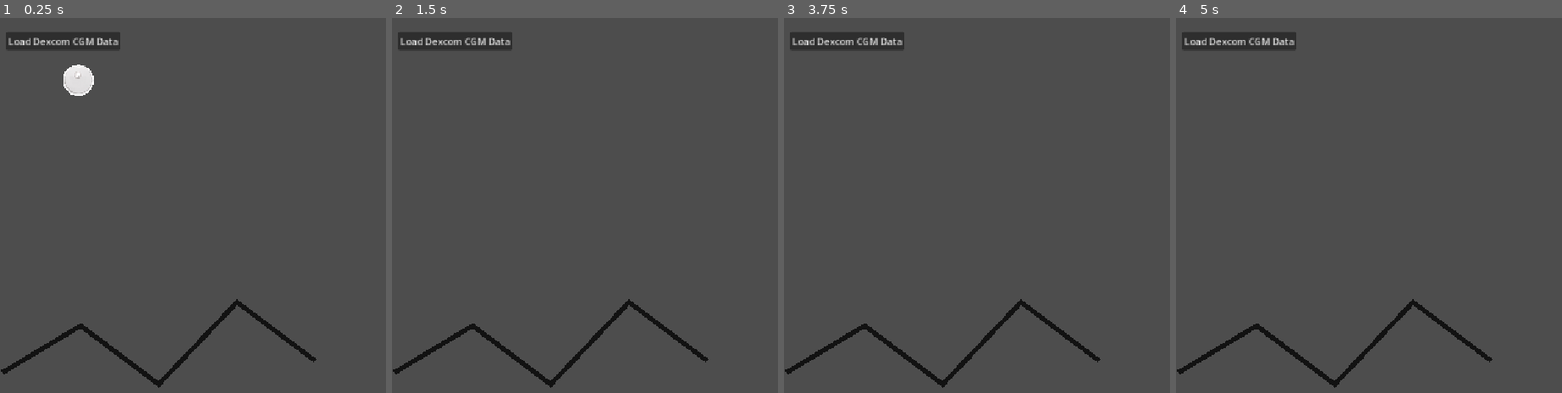
Above: before the commit, frames 1-4 (left to right).
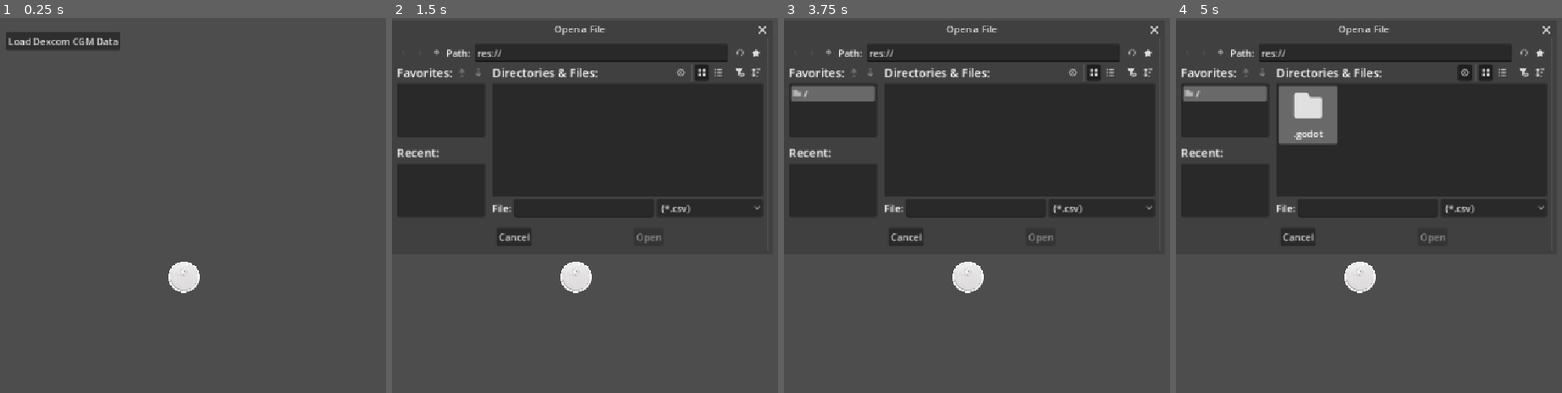
Above: after the commit, the same moments.

Repository: Brandoneius/BloodSugarRider
Game: Godot game, scene res://main.tscn
Two runs of this game, one before a commit and one after it. Both use one fixed random seed, a clock stepped at 60 frames per second and the inputs below.
Inputs (mouse positions are in pixels of both pictures, inside the frame that each line leads up to):
- Up to frame 1 (0.25 s): no input
- Up to frame 2 (1.5 s): click "Load Dexcom CGM Data" at 0.5 s; click (438, 51) at 1.27 s
- Up to frame 3 (3.75 s): click (830, 51) at 2.02 s; click (1131, 51) at 2.77 s; click (1146, 51) at 3.52 s
- Up to frame 4 (5 s): click (1465, 74) at 4.27 s

The runs differ from the first frame. In frame 1, 2.4% of the frame differs, in the area x 0-83%, y 12-99%; in frame 2, 38%, in the area x 0-97%, y 2-99%; in frame 3, 38%; in frame 4, 38%.

Commit message:
Track & Physics Working
Fixed an issue with collisionPolygon2D. I was attempting to draw with the same array that made the track but the polygon must close so added a section underneath that mirrors the track.

Diff:
--- /dev/null
+++ b/main.gd
@@ -0,0 +1,24 @@
+extends Node2D
+
+@onready var track := $Track
+@onready var rider := $Rider
+@onready var load_button := $CanvasLayer/Button
+@onready var file_dialog := $CanvasLayer/FileDialog
+
+func _ready() -> void:
+	load_button.pressed.connect(_on_load_button_pressed)
+	file_dialog.file_selected.connect(_on_file_selected)
+	rider.freeze = true          # <-- NEW: don't let it fall yet
+
+func _on_load_button_pressed() -> void:
+	file_dialog.popup()
+
+func _on_file_selected(path: String) -> void:
+	var readings := CSVLoader.load_dexcom_csv(path)
+	if readings.is_empty():
+		push_warning("No readings found in that file.")
+		return
+	track.build_from_data(readings)
+	rider.global_position = track.points[2] + Vector2(0, -60)
+	rider.linear_velocity = Vector2.ZERO
+	rider.freeze = false         # <-- NEW: now let it go
--- a/main.tscn
+++ b/main.tscn
@@ -1,9 +1,11 @@
 [gd_scene format=3 uid="uid://b5km2vfnbctpt"]
 
+[ext_resource type="Script" uid="uid://cuh3i25i8kpj7" path="res://main.gd" id="1_h2yge"]
 [ext_resource type="Script" uid="uid://dapfxguey6fq1" path="res://track.gd" id="1_ig7tw"]
 [ext_resource type="PackedScene" uid="uid://bqkh1167skhl4" path="res://rider.tscn" id="2_0xm2m"]
 
 [node name="main" type="Node2D" unique_id=348789452]
+script = ExtResource("1_h2yge")
 
 [node name="Track" type="Node2D" parent="." unique_id=1271496739]
 script = ExtResource("1_ig7tw")
@@ -11,13 +13,16 @@
 [node name="StaticBody2D" type="StaticBody2D" parent="Track" unique_id=2073803960]
 
 [node name="CollisionPolygon2D" type="CollisionPolygon2D" parent="Track/StaticBody2D" unique_id=78766636]
+modulate = Color(1, 1, 1, 0)
+top_level = true
 build_mode = 1
 
 [node name="Camera2D" type="Camera2D" parent="." unique_id=2101772061]
-position = Vector2(430, -180)
+position = Vector2(432, -50)
 zoom = Vector2(1.33, 1.33)
 
 [node name="Rider" parent="." unique_id=695170866 instance=ExtResource("2_0xm2m")]
+position = Vector2(137, 413)
 
 [node name="CanvasLayer" type="CanvasLayer" parent="." unique_id=1312810042]
 
@@ -28,7 +33,7 @@
 offset_bottom = 55.0
 text = "Load Dexcom CGM Data"
 
-[node name="FileDialog" type="FileDialog" parent="CanvasLayer/Button" unique_id=1870958081]
+[node name="FileDialog" type="FileDialog" parent="CanvasLayer" unique_id=1870958081]
 title = "Open a File"
 file_mode = 0
 filters = PackedStringArray("*.csv")
--- a/project.godot
+++ b/project.godot
@@ -15,6 +15,10 @@
 config/features=PackedStringArray("4.7", "Forward Plus")
 config/icon="res://icon.svg"
 
+[autoload]
+
+CSVLoader="*uid://br6mv46a8683r"
+
 [display]
 
 window/stretch/mode="canvas_items"
--- a/rider.tscn
+++ b/rider.tscn
@@ -3,10 +3,15 @@
 [ext_resource type="Script" uid="uid://dxrkgjj17acpj" path="res://rider.gd" id="1_81cer"]
 [ext_resource type="Texture2D" uid="uid://m306lwiln27i" path="res://libre_edited.png" id="1_bp43r"]
 
+[sub_resource type="PhysicsMaterial" id="PhysicsMaterial_7yy3b"]
+
 [sub_resource type="CircleShape2D" id="CircleShape2D_m1lb6"]
 radius = 20.09975
 
 [node name="Rider" type="RigidBody2D" unique_id=695170866]
+mass = 0.5
+physics_material_override = SubResource("PhysicsMaterial_7yy3b")
+gravity_scale = -3.298
 script = ExtResource("1_81cer")
 
 [node name="Sprite2D" type="Sprite2D" parent="." unique_id=311139332]
--- a/track.gd
+++ b/track.gd
@@ -1,21 +1,25 @@
 extends Node2D
 
-func _ready() -> void:
-	#the := will let GDscript auto assign the type of the variable
-	var fake_readings := [100.0, 140.0, 90.0, 160.0, 110.0]
+var points := PackedVector2Array()
 
-	var points := PackedVector2Array()
+func build_from_data(readings: Array) -> void:
+	points.clear()
 	var x := 0.0
-	for glucose in fake_readings:
-		var y = -(glucose - 120) * 1.5
-		points.append(Vector2(x,y))
-		x += 100
+	for reading in readings:
+		var glucose: float = reading["value"]
+		var y := -(glucose - 120.0) * 6
+		points.append(Vector2(x, y))
+		x += 40.0
 
 	var line := Line2D.new()
 	line.points = points
 	line.width = 6.0
-	line.default_color = Color(0.071, 0.071, 0.071, 1.0)
+	line.default_color = Color(0.85, 0.15, 0.25)
 	add_child(line)
 
 	var collider := $StaticBody2D/CollisionPolygon2D
-	collider.polygon = points
+	collider.build_mode = CollisionPolygon2D.BUILD_SOLIDS
+	var solid_points := points.duplicate()
+	solid_points.append(Vector2(points[points.size() - 1].x, 5000.0))
+	solid_points.append(Vector2(points[0].x, 5000.0))
+	collider.polygon = solid_points
Not shown, added: main.gd.uid
